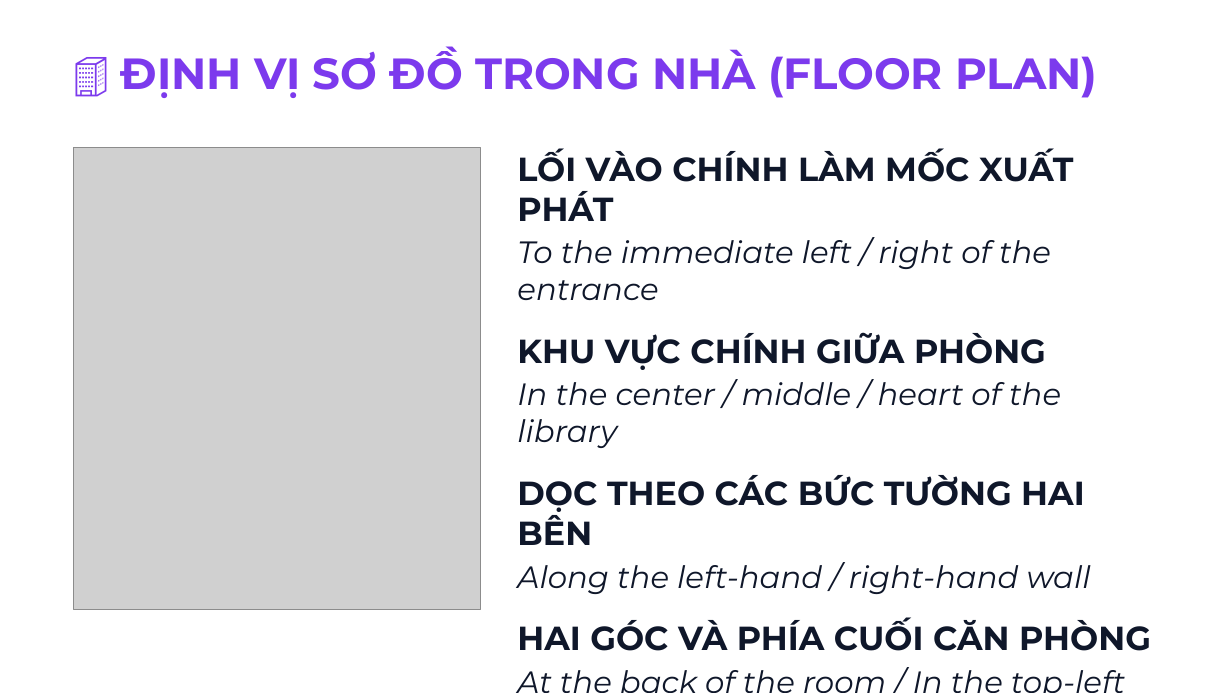
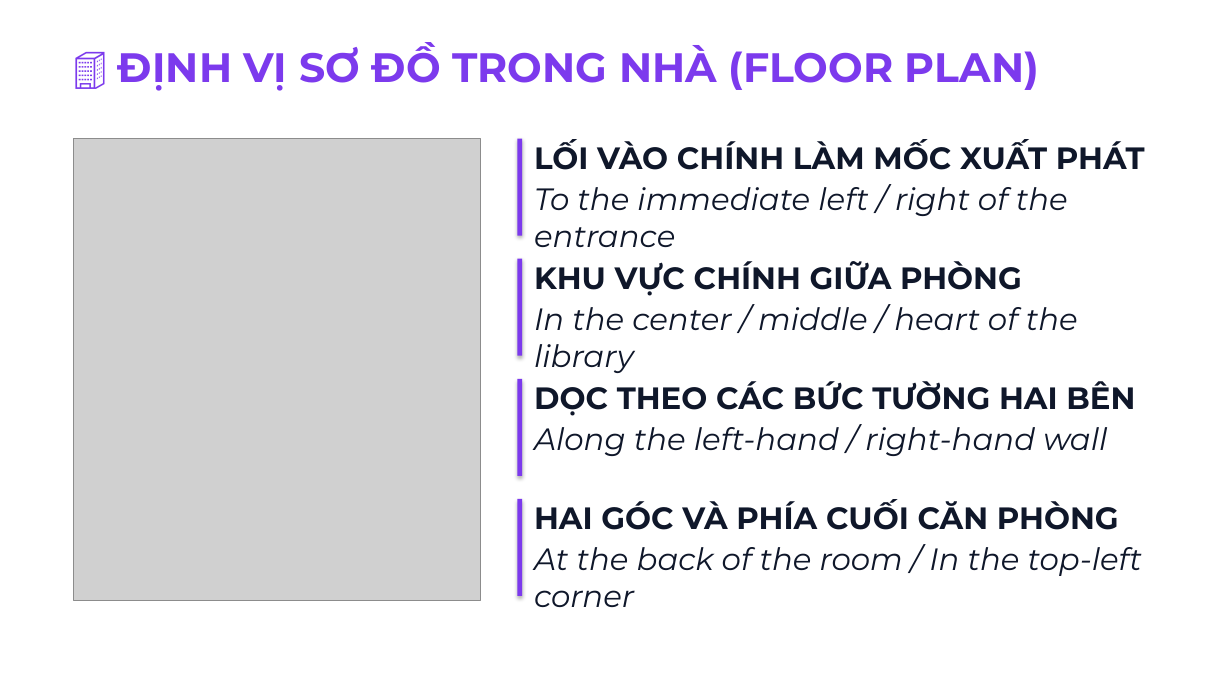
Before and after one commit to snowflake-vibing/KnowledgeLibrary, a slide deck: slide 6 of IELTS/07_YouTube_Studio/01_Slides_Writing_Task1_Map.pptx. Drawn at 1232x693 pixels with LibreOffice and Linux fonts; fonts in the diff are those of the drawing; grey boxes stand for pictures. Boxes give left, top, right and bottom in pixels: in the first picture for what was removed or moved away, otherwise in the second. Text is boxed around its words. In the diff, an @@ line names an element or a change of style, - is before the commit and + after.

Commit message:
style(slides): add quote accent bars, 1-emoji headings, and fix text overflow

```diff
--- a/IELTS/07_YouTube_Studio/01_Slides_Writing_Task1_Map.pptx
+++ b/IELTS/07_YouTube_Studio/01_Slides_Writing_Task1_Map.pptx
@@ text "🏢 ĐỊNH VỊ SƠ ĐỒ ..." at <box>118,42,1039,91</box>: size 34 to 32 pt @@
@@ picture: place and size @@
-picture at <box>74,148,481,610</box>
+picture at <box>74,139,481,601</box>
@@ text removed at <box>517,148,1151,651</box> @@
-LỐI VÀO CHÍNH LÀM MỐC XUẤT PHÁT
-To the immediate left / right of the entrance
-KHU VỰC CHÍNH GIỮA PHÒNG
-In the center / middle / heart of the library
-DỌC THEO CÁC BỨC TƯỜNG HAI BÊN
-Along the left-hand / right-hand wall
-HAI GÓC VÀ PHÍA CUỐI CĂN PHÒNG
-At the back of the room / In the top-left corner
@@ rectangle added at <box>518,139,522,236</box>, fill #7C3AED @@
@@ text added at <box>534,139,1145,247</box>, 24 pt, text #0F172A, italic @@
+LỐI VÀO CHÍNH LÀM MỐC XUẤT PHÁT
+To the immediate left / right of the entrance
@@ rectangle added at <box>518,259,522,356</box>, fill #7C3AED @@
@@ text added at <box>534,261,1078,373</box>, 24 pt, text #0F172A, italic @@
+KHU VỰC CHÍNH GIỮA PHÒNG
+In the center / middle / heart of the library
@@ rectangle added at <box>518,379,522,476</box>, fill #7C3AED @@
@@ text added at <box>534,381,1135,456</box>, 24 pt, text #0F172A, italic @@
+DỌC THEO CÁC BỨC TƯỜNG HAI BÊN
+Along the left-hand / right-hand wall
@@ rectangle added at <box>518,499,522,596</box>, fill #7C3AED @@
@@ text added at <box>534,500,1142,607</box>, 24 pt, text #0F172A, italic @@
+HAI GÓC VÀ PHÍA CUỐI CĂN PHÒNG
+At the back of the room / In the top-left corner
```
Also in this commit, not shown: 10 other slides changed, 1 slide added, 2 other files.
